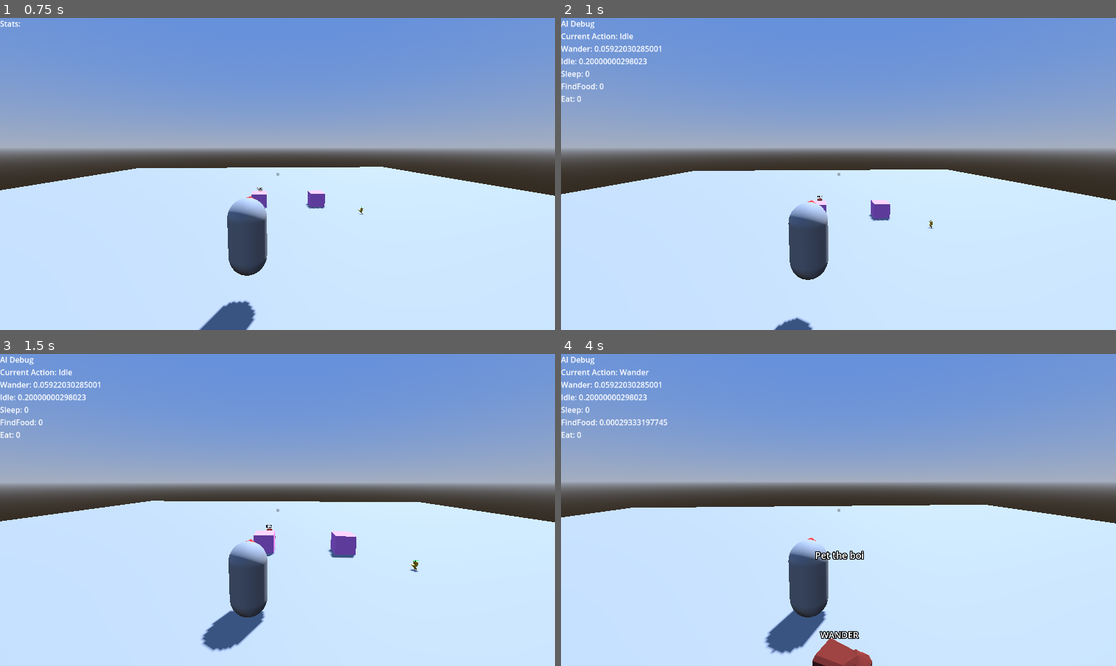
Above: before the commit, frames 1-4 (two rows, left to right).
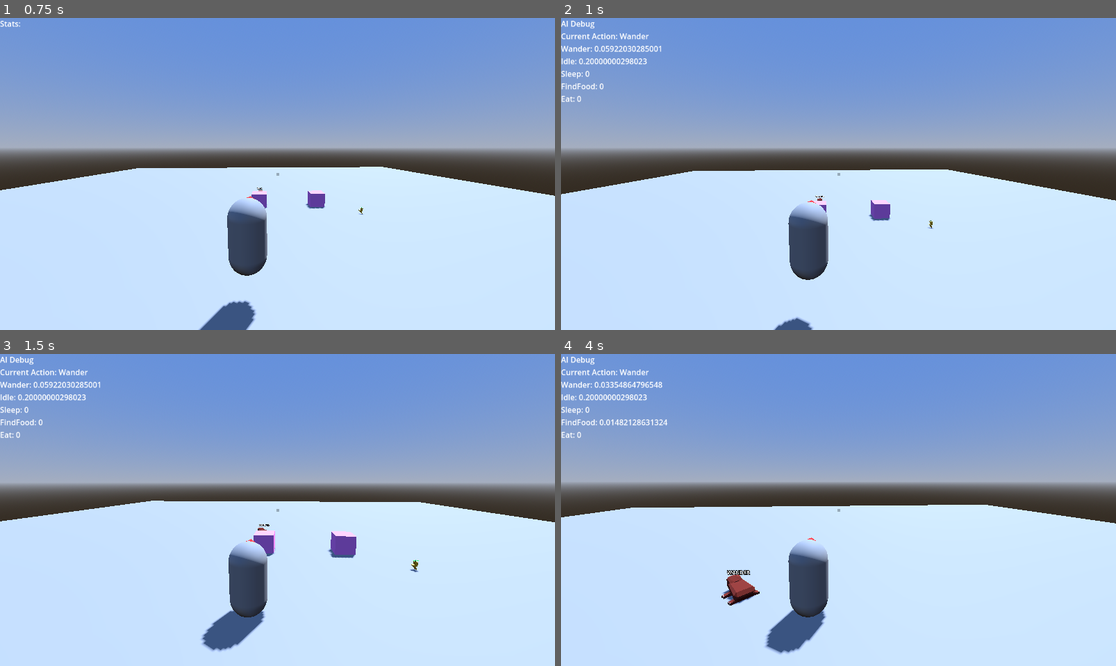
Above: after the commit, the same moments.

Repository: TrevorWM/BuddyGame
Game: Godot game, scene res://scenes/main.tscn
The game is run twice, just before and just after one commit, with the same random seed, the same clock (stepped at 60 frames per second) and the same inputs. Before the commit the project starts from res://scenes/world.tscn.
Inputs (mouse positions are in pixels of both pictures, inside the frame that each line leads up to):
- Up to frame 1 (0.75 s): tap Enter (ui_accept) at 0.5 s; move the mouse to (305, 174) at 0.52 s; hold W (move_forward) from 0.53 s (still down); tap Space (cheer) at 0.6 s
- Up to frame 2 (1 s): keep holding W (move_forward); tap Enter (ui_accept) at 0.77 s
- Up to frame 3 (1.5 s): keep holding W (move_forward); move the mouse to (249, 510) at 1.27 s; click (249, 510) at 1.35 s
- Up to frame 4 (4 s): keep holding W (move_forward); tap Enter (ui_accept) at 1.52, 3.02, 3.77 s; move the mouse to (849, 503) at 2.02 s; tap F (interact) at 2.1 s; move the mouse to (832, 516) at 2.77 s; tap Space (cheer) at 2.85 s; move the mouse to (877, 513) at 3.52 s; click (877, 513) at 3.6 s

Frame 1 is identical in both runs. In frame 2, less than 0.1% of the frame differs, in the area x 10-48%, y 4-58%; in frame 3, less than 0.1%; in frame 4, 1.8%, in the area x 0-67%, y 8-100%.

Commit message:
Improve scene swapping and tugofwar buddy hookups

Diff:
--- a/project.godot
+++ b/project.godot
@@ -11,13 +11,14 @@
 [application]
 
 config/name="Buddy Game"
-run/main_scene="res://scenes/world.tscn"
+run/main_scene="res://scenes/main.tscn"
 config/features=PackedStringArray("4.3", "Forward Plus")
 config/icon="res://icon.svg"
 
 [autoload]
 
 Globals="*res://scripts/autoloads/globals.gd"
+SignalBus="*res://scripts/autoloads/signal_bus.gd"
 
 [file_customization]
 
--- a/scenes/player.tscn
+++ b/scenes/characters/player.tscn
@@ -94,5 +94,7 @@
 grow_vertical = 2
 texture = SubResource("CanvasTexture_immcn")
 
+[connection signal="tree_exiting" from="." to="." method="_on_tree_exiting"]
+
 [editable path="PlayerInteractorComponent"]
 [editable path="Grabber"]
--- a/scenes/tug_of_war.tscn
+++ b/scenes/levels/tug_of_war.tscn
@@ -1,6 +1,7 @@
 [gd_scene load_steps=6 format=3 uid="uid://5avicnv0vxfv"]
 
 [ext_resource type="Script" path="res://scripts/minigames/tug_of_war.gd" id="1_v1t23"]
+[ext_resource type="PackedScene" uid="uid://djhljvpaw3vbk" path="res://scenes/ui/tug_of_war_ui.tscn" id="2_wbk5a"]
 
 [sub_resource type="ProceduralSkyMaterial" id="ProceduralSkyMaterial_ncng5"]
 sky_top_color = Color(0.379371, 0.557964, 0.868519, 1)
@@ -16,11 +17,10 @@
 ssao_enabled = true
 sdfgi_enabled = true
 
-[sub_resource type="SphereMesh" id="SphereMesh_5m76t"]
-
 [node name="TugOfWar" type="Node3D" node_paths=PackedStringArray("stat_check_timer")]
 script = ExtResource("1_v1t23")
 stat_check_timer = NodePath("StatCheck")
+tug_of_war_ui = ExtResource("2_wbk5a")
 
 [node name="DirectionalLight3D" type="DirectionalLight3D" parent="."]
 transform = Transform3D(-0.866025, -0.433013, 0.25, 0, 0.5, 0.866025, -0.5, 0.75, -0.433013, 0, 0, 0)
@@ -40,20 +40,14 @@
 size = Vector3(2.21802, 1, 13.2749)
 
 [node name="PlaceholderLeft" type="Node3D" parent="."]
-transform = Transform3D(1, 0, 0, 0, 1, 0, 0, 0, 1, -3.96363, 1.2202, -3.6884)
-
-[node name="MeshInstance3D" type="MeshInstance3D" parent="PlaceholderLeft"]
-mesh = SubResource("SphereMesh_5m76t")
+transform = Transform3D(-4.37114e-08, 0, -1, 0, 1, 0, 1, 0, -4.37114e-08, -3.964, 0.75, -3.688)
 
 [node name="Label3D" type="Label3D" parent="PlaceholderLeft"]
 transform = Transform3D(1, 0, 0, 0, 1, 0, 0, 0, 1, 0, 1, 0)
 billboard = 1
 
 [node name="PlaceholderRight" type="Node3D" parent="."]
-transform = Transform3D(1, 0, 0, 0, 1, 0, 0, 0, 1, 3.78843, 1.2202, -3.6884)
-
-[node name="MeshInstance3D" type="MeshInstance3D" parent="PlaceholderRight"]
-mesh = SubResource("SphereMesh_5m76t")
+transform = Transform3D(-4.37114e-08, 0, 1, 0, 1, 0, -1, 0, -4.37114e-08, 3.788, 0.75, -3.688)
 
 [node name="Label3D" type="Label3D" parent="PlaceholderRight"]
 transform = Transform3D(1, 0, 0, 0, 1, 0, 0, 0, 1, 0, 1, 0)
@@ -70,46 +64,4 @@
 transform = Transform3D(1, 0, 0, 0, 1, 0, 0, 0, 1, 0, 2, -3)
 billboard = 1
 
-[node name="UI" type="Control" parent="."]
-layout_mode = 3
-anchors_preset = 15
-anchor_right = 1.0
-anchor_bottom = 1.0
-grow_horizontal = 2
-grow_vertical = 2
-
-[node name="PanelContainer" type="PanelContainer" parent="UI"]
-layout_mode = 1
-anchors_preset = 8
-anchor_left = 0.5
-anchor_top = 0.5
-anchor_right = 0.5
-anchor_bottom = 0.5
-offset_left = -72.5
-offset_top = -46.5
-offset_right = 72.5
-offset_bottom = 46.5
-grow_horizontal = 2
-grow_vertical = 2
-
-[node name="VBoxContainer" type="VBoxContainer" parent="UI/PanelContainer"]
-layout_mode = 2
-
-[node name="Label" type="Label" parent="UI/PanelContainer/VBoxContainer"]
-layout_mode = 2
-text = "Select Your Buddy!"
-
-[node name="BuddyGrid" type="GridContainer" parent="UI/PanelContainer/VBoxContainer"]
-layout_mode = 2
-
-[node name="SlothButton" type="Button" parent="UI/PanelContainer/VBoxContainer/BuddyGrid"]
-layout_mode = 2
-text = "Sloth"
-
-[node name="DogButton" type="Button" parent="UI/PanelContainer/VBoxContainer/BuddyGrid"]
-layout_mode = 2
-text = "Dog"
-
 [connection signal="timeout" from="StatCheck" to="." method="_on_stat_check_timeout"]
-[connection signal="pressed" from="UI/PanelContainer/VBoxContainer/BuddyGrid/SlothButton" to="." method="_on_sloth_button_pressed"]
-[connection signal="pressed" from="UI/PanelContainer/VBoxContainer/BuddyGrid/DogButton" to="." method="_on_dog_button_pressed"]
--- a/scenes/world.tscn
+++ b/scenes/levels/world.tscn
@@ -1,10 +1,12 @@
-[gd_scene load_steps=16 format=3 uid="uid://bhoo4pm1mwoxd"]
+[gd_scene load_steps=18 format=3 uid="uid://bhoo4pm1mwoxd"]
 
-[ext_resource type="PackedScene" uid="uid://c82wmbywkux6w" path="res://scenes/player.tscn" id="1_n7tn8"]
-[ext_resource type="PackedScene" uid="uid://cs7ufcprscwtt" path="res://scenes/buddy.tscn" id="2_rrblp"]
+[ext_resource type="PackedScene" uid="uid://c82wmbywkux6w" path="res://scenes/characters/player.tscn" id="1_n7tn8"]
+[ext_resource type="PackedScene" uid="uid://cs7ufcprscwtt" path="res://scenes/characters/buddy.tscn" id="2_rrblp"]
 [ext_resource type="PackedScene" uid="uid://brmb3vjf5nbsb" path="res://assets/models/buddy/sloth/sloth.glb" id="3_8f1lq"]
-[ext_resource type="PackedScene" uid="uid://cgld3uom0jokk" path="res://scenes/food.tscn" id="4_dgxo0"]
+[ext_resource type="PackedScene" uid="uid://cgld3uom0jokk" path="res://scenes/items/food.tscn" id="4_dgxo0"]
 [ext_resource type="Script" path="res://scripts/resources/buddy.gd" id="4_yj020"]
+[ext_resource type="PackedScene" uid="uid://tlgqrs46k7au" path="res://scenes/objects/zone_changer.tscn" id="6_p7olh"]
+[ext_resource type="PackedScene" uid="uid://5avicnv0vxfv" path="res://scenes/levels/tug_of_war.tscn" id="7_g0gpm"]
 
 [sub_resource type="ProceduralSkyMaterial" id="ProceduralSkyMaterial_2hh0y"]
 sky_top_color = Color(0.379371, 0.557964, 0.868519, 1)
@@ -121,6 +123,11 @@
 [node name="Food" parent="." instance=ExtResource("4_dgxo0")]
 transform = Transform3D(1, 0, 0, 0, 1, 0, 0, 0, 1, 6.34056, 1.08569, 4.696)
 
+[node name="TugOfWarZoneChange" parent="." instance=ExtResource("6_p7olh")]
+transform = Transform3D(1, 0, 0, 0, 1, 0, 0, 0, 1, -11.7499, 0, 15.7066)
+new_scene = ExtResource("7_g0gpm")
+level_text = "Tug Of War"
+
 [editable path="Player"]
 [editable path="Player/PlayerInteractorComponent"]
 [editable path="Player/Grabber"]
--- /dev/null
+++ b/scenes/main.tscn
@@ -0,0 +1,23 @@
+[gd_scene load_steps=4 format=3 uid="uid://drjapwl0uc115"]
+
+[ext_resource type="Script" path="res://scripts/utility/main.gd" id="1_ld1j1"]
+[ext_resource type="PackedScene" uid="uid://cr717cfwd01jj" path="res://scenes/ui/main_menu.tscn" id="2_k354j"]
+[ext_resource type="PackedScene" uid="uid://bhoo4pm1mwoxd" path="res://scenes/levels/world.tscn" id="3_6e5wn"]
+
+[node name="Main" type="Node"]
+script = ExtResource("1_ld1j1")
+main_menu = ExtResource("2_k354j")
+testing = true
+test_scene = ExtResource("3_6e5wn")
+
+[node name="LevelContainer" type="Node" parent="."]
+unique_name_in_owner = true
+
+[node name="UIContainer" type="Control" parent="."]
+unique_name_in_owner = true
+layout_mode = 3
+anchors_preset = 15
+anchor_right = 1.0
+anchor_bottom = 1.0
+grow_horizontal = 2
+grow_vertical = 2
--- /dev/null
+++ b/scenes/objects/zone_changer.tscn
@@ -0,0 +1,23 @@
+[gd_scene load_steps=3 format=3 uid="uid://tlgqrs46k7au"]
+
+[ext_resource type="Script" path="res://scripts/utility/zone_changer.gd" id="1_4mdpb"]
+
+[sub_resource type="BoxShape3D" id="BoxShape3D_vsixx"]
+size = Vector3(3.44006, 2.93408, 3.31586)
+
+[node name="ZoneChanger" type="Node3D"]
+script = ExtResource("1_4mdpb")
+
+[node name="Area3D" type="Area3D" parent="."]
+
+[node name="CollisionShape3D" type="CollisionShape3D" parent="Area3D"]
+transform = Transform3D(1, 0, 0, 0, 1, 0, 0, 0, 1, 0, 1, 0)
+shape = SubResource("BoxShape3D_vsixx")
+
+[node name="ZoneName" type="Label3D" parent="."]
+transform = Transform3D(1, 0, 0, 0, 1, 0, 0, 0, 1, 0, 2.5, 0)
+billboard = 1
+text = "Placeholder"
+font_size = 64
+
+[connection signal="body_entered" from="Area3D" to="." method="_on_area_3d_body_entered"]
--- /dev/null
+++ b/scenes/ui/main_menu.tscn
@@ -0,0 +1,70 @@
+[gd_scene load_steps=4 format=3 uid="uid://cr717cfwd01jj"]
+
+[ext_resource type="Script" path="res://scripts/ui/main_menu.gd" id="1_pvq1p"]
+[ext_resource type="PackedScene" uid="uid://bhoo4pm1mwoxd" path="res://scenes/levels/world.tscn" id="2_desw8"]
+
+[sub_resource type="LabelSettings" id="LabelSettings_e8ked"]
+font_size = 64
+
+[node name="MainMenu" type="Control"]
+layout_mode = 3
+anchors_preset = 15
+anchor_right = 1.0
+anchor_bottom = 1.0
+grow_horizontal = 2
+grow_vertical = 2
+script = ExtResource("1_pvq1p")
+new_game_scene = ExtResource("2_desw8")
+
+[node name="MarginContainer" type="MarginContainer" parent="."]
+layout_mode = 1
+anchors_preset = 15
+anchor_right = 1.0
+anchor_bottom = 1.0
+grow_horizontal = 2
+grow_vertical = 2
+theme_override_constants/margin_left = 50
+theme_override_constants/margin_top = 50
+theme_override_constants/margin_right = 50
+theme_override_constants/margin_bottom = 50
+
+[node name="VBoxContainer" type="VBoxContainer" parent="MarginContainer"]
+layout_mode = 2
+
+[node name="Title" type="Label" parent="MarginContainer/VBoxContainer"]
+layout_mode = 2
+text = "Buddy Game :) WIP"
+label_settings = SubResource("LabelSettings_e8ked")
+horizontal_alignment = 1
+
+[node name="HBoxContainer" type="HBoxContainer" parent="MarginContainer/VBoxContainer"]
+layout_mode = 2
+size_flags_vertical = 3
+
+[node name="VBoxContainer" type="VBoxContainer" parent="MarginContainer/VBoxContainer/HBoxContainer"]
+layout_mode = 2
+size_flags_horizontal = 0
+theme_override_constants/separation = 10
+
+[node name="TopSpacer" type="Control" parent="MarginContainer/VBoxContainer/HBoxContainer/VBoxContainer"]
+layout_mode = 2
+size_flags_vertical = 3
+
+[node name="NewGame" type="Button" parent="MarginContainer/VBoxContainer/HBoxContainer/VBoxContainer"]
+layout_mode = 2
+text = "New Game"
+
+[node name="LoadGame" type="Button" parent="MarginContainer/VBoxContainer/HBoxContainer/VBoxContainer"]
+layout_mode = 2
+text = "Load Game"
+
+[node name="QuitGame" type="Button" parent="MarginContainer/VBoxContainer/HBoxContainer/VBoxContainer"]
+layout_mode = 2
+text = "Quit Game"
+
+[node name="BottomSpacer" type="Control" parent="MarginContainer/VBoxContainer/HBoxContainer/VBoxContainer"]
+layout_mode = 2
+size_flags_vertical = 3
+
+[connection signal="pressed" from="MarginContainer/VBoxContainer/HBoxContainer/VBoxContainer/NewGame" to="." method="_on_new_game_pressed"]
+[connection signal="pressed" from="MarginContainer/VBoxContainer/HBoxContainer/VBoxContainer/QuitGame" to="." method="_on_quit_game_pressed"]
--- /dev/null
+++ b/scenes/ui/tug_of_war_ui.tscn
@@ -0,0 +1,59 @@
+[gd_scene load_steps=4 format=3 uid="uid://djhljvpaw3vbk"]
+
+[ext_resource type="Script" path="res://scripts/ui/tug_of_war_ui.gd" id="1_bk74x"]
+[ext_resource type="PackedScene" uid="uid://cy6phdeeqp0bi" path="res://scenes/ui/ui_components/buddy_button.tscn" id="2_ksmjp"]
+
+[sub_resource type="StyleBoxFlat" id="StyleBoxFlat_lofda"]
+bg_color = Color(0.147672, 0.147672, 0.147672, 1)
+border_width_left = 5
+border_width_top = 5
+border_width_right = 5
+border_width_bottom = 5
+border_blend = true
+
+[node name="TugOfWarUI" type="Control"]
+layout_mode = 3
+anchors_preset = 15
+anchor_right = 1.0
+anchor_bottom = 1.0
+grow_horizontal = 2
+grow_vertical = 2
+script = ExtResource("1_bk74x")
+buddy_button = ExtResource("2_ksmjp")
+
+[node name="PanelContainer" type="PanelContainer" parent="."]
+layout_mode = 1
+anchors_preset = 8
+anchor_left = 0.5
+anchor_top = 0.5
+anchor_right = 0.5
+anchor_bottom = 0.5
+offset_left = -262.5
+offset_top = -20.0
+offset_right = 262.5
+offset_bottom = 20.0
+grow_horizontal = 2
+grow_vertical = 2
+theme_override_styles/panel = SubResource("StyleBoxFlat_lofda")
+
+[node name="VBoxContainer" type="VBoxContainer" parent="PanelContainer"]
+layout_mode = 2
+
+[node name="Label" type="Label" parent="PanelContainer/VBoxContainer"]
+layout_mode = 2
+text = "Select Your Buddy!"
+horizontal_alignment = 1
+
+[node name="MarginContainer" type="MarginContainer" parent="PanelContainer/VBoxContainer"]
+layout_mode = 2
+theme_override_constants/margin_left = 10
+theme_override_constants/margin_top = 5
+theme_override_constants/margin_right = 10
+theme_override_constants/margin_bottom = 5
+
+[node name="BuddyGrid" type="GridContainer" parent="PanelContainer/VBoxContainer/MarginContainer"]
+unique_name_in_owner = true
+layout_mode = 2
+theme_override_constants/h_separation = 5
+theme_override_constants/v_separation = 5
+columns = 5
--- /dev/null
+++ b/scenes/ui/ui_components/buddy_button.tscn
@@ -0,0 +1,42 @@
+[gd_scene load_steps=2 format=3 uid="uid://cy6phdeeqp0bi"]
+
+[ext_resource type="Script" path="res://scripts/ui/ui_components/buddy_button.gd" id="1_x0fna"]
+
+[node name="BuddyButton" type="Control"]
+custom_minimum_size = Vector2(100, 100)
+layout_mode = 3
+anchors_preset = 8
+anchor_left = 0.5
+anchor_top = 0.5
+anchor_right = 0.5
+anchor_bottom = 0.5
+offset_left = -50.0
+offset_top = -50.0
+offset_right = 50.0
+offset_bottom = 50.0
+grow_horizontal = 2
+grow_vertical = 2
+script = ExtResource("1_x0fna")
+metadata/_edit_use_anchors_ = true
+
+[node name="PanelContainer" type="PanelContainer" parent="."]
+custom_minimum_size = Vector2(100, 100)
+layout_mode = 1
+anchors_preset = 15
+anchor_right = 1.0
+anchor_bottom = 1.0
+grow_horizontal = 2
+grow_vertical = 2
+
+[node name="Label" type="Label" parent="PanelContainer"]
+unique_name_in_owner = true
+layout_mode = 2
+size_flags_vertical = 8
+theme_override_font_sizes/font_size = 16
+text = "Name"
+horizontal_alignment = 1
+
+[node name="TextureButton" type="TextureButton" parent="PanelContainer"]
+layout_mode = 2
+
+[connection signal="pressed" from="PanelContainer/TextureButton" to="." method="_on_texture_button_pressed"]
--- a/scripts/autoloads/globals.gd
+++ b/scripts/autoloads/globals.gd
@@ -12,6 +12,8 @@
 	HUNGER,
 }
 
+var main_scene: Main = preload("res://scenes/main.tscn").instantiate()
+
 var current_buddies: Array[BuddyResource] = [
 	preload("res://assets/resources/sloth_buddy.tres"),
 	preload("res://assets/resources/dog_buddy.tres")]
--- /dev/null
+++ b/scripts/autoloads/signal_bus.gd
@@ -0,0 +1,3 @@
+extends Node
+
+signal buddy_selected(buddy_resource: BuddyResource)
--- a/scripts/minigames/tug_of_war.gd
+++ b/scripts/minigames/tug_of_war.gd
@@ -2,6 +2,7 @@
 extends Node3D
 
 @export var stat_check_timer: Timer
+@export var tug_of_war_ui: PackedScene
 
 var left_buddy: BuddyResource
 var right_buddy: BuddyResource
@@ -33,6 +34,16 @@
 	WINNER,
 	ENDGAME,
 }
+
+func _ready() -> void:
+	if not Globals.main_scene:
+		printerr("%s could not find main scene" % self.name)
+		return
+
+	var ui_instance = tug_of_war_ui.instantiate()
+	ui_instance.init()
+	Globals.main_scene.add_ui_node(ui_instance)
+	SignalBus.buddy_selected.connect(buddy_selected)
 
 func _on_stat_check_timeout():
 	var left_roll: int = 0
@@ -70,9 +81,13 @@
 	if left_roll > right_roll:
 		print("Left tugs")
 		rope_position -= (left_roll - right_roll)
+		$PlaceholderLeft.position.x -= (left_roll - right_roll) * 0.05
+		$PlaceholderRight.position.x -= (left_roll - right_roll) * 0.05
 	elif right_roll > left_roll:
 		print("Right tugs")
 		rope_position += (right_roll - left_roll)
+		$PlaceholderLeft.position.x += (right_roll - left_roll) * 0.05
+		$PlaceholderRight.position.x += (right_roll - left_roll) * 0.05
 	else:
 		print("Tie!")
 
@@ -114,25 +129,29 @@
 	left_current_energy = left_buddy.energy
 	left_start_energy = left_buddy.energy
 
+	if left_buddy.buddy_mesh:
+		$PlaceholderLeft.add_child(left_buddy.buddy_mesh.instantiate())
+
 	right_start_muscle = right_buddy.muscle
 	right_current_muscle = right_buddy.muscle
 	right_current_energy = right_buddy.energy
 	right_start_energy = right_buddy.energy
 
+	if right_buddy.buddy_mesh:
+		$PlaceholderRight.add_child(right_buddy.buddy_mesh.instantiate())
+
+func buddy_selected(buddy_resource: BuddyResource) -> void:
+	print("Game sees you selected a buddy!")
+
+	# Disconnect from the signal to prevent weird things from happening
+	SignalBus.buddy_selected.disconnect(buddy_selected)
+
+	left_buddy = buddy_resource
+	right_buddy = Globals.current_buddies.pick_random()
+	start_game()
+
 func start_game() -> void:
+	Globals.main_scene.hide_ui()
 	init_buddy_stats()
 	stat_check_timer.start()
 	game_state = STATE.RUNNING
-
-func _on_sloth_button_pressed():
-	left_buddy = preload("res://assets/resources/sloth_buddy.tres")
-	right_buddy = preload("res://assets/resources/dog_buddy.tres")
-	$UI.hide()
-	start_game()
-
-
-func _on_dog_button_pressed():
-	left_buddy = Globals.current_buddies[1]
-	right_buddy = Globals.current_buddies[0]
-	$UI.hide()
-	start_game()
--- a/scripts/player.gd
+++ b/scripts/player.gd
@@ -59,3 +59,7 @@
 func handle_interact() -> void:
 	if Input.is_action_just_pressed("interact"):
 		interactor_component.interact()
+
+
+func _on_tree_exiting() -> void:
+	Input.mouse_mode = Input.MOUSE_MODE_VISIBLE
--- /dev/null
+++ b/scripts/ui/main_menu.gd
@@ -0,0 +1,11 @@
+class_name MainMenu
+extends Control
+
+@export var new_game_scene: PackedScene
+
+func _on_quit_game_pressed() -> void:
+	get_tree().quit()
+
+func _on_new_game_pressed() -> void:
+	if Globals.main_scene != null:
+		Globals.main_scene.change_scenes(new_game_scene)
--- /dev/null
+++ b/scripts/ui/tug_of_war_ui.gd
@@ -0,0 +1,10 @@
+class_name TugOfWarUI
+extends Control
+
+@export var buddy_button: PackedScene
+
+func init() -> void:
+	for buddy: BuddyResource in Globals.current_buddies:
+		var button_instance: BuddyButton = buddy_button.instantiate()
+		button_instance.init(buddy)
+		%BuddyGrid.add_child(button_instance)
--- /dev/null
+++ b/scripts/ui/ui_components/buddy_button.gd
@@ -0,0 +1,12 @@
+class_name BuddyButton
+extends Control
+
+var buddy_resource: BuddyResource
+
+func init(resource: BuddyResource) -> void:
+	buddy_resource = resource
+	%Label.text = buddy_resource.buddy_name
+
+
+func _on_texture_button_pressed() -> void:
+	SignalBus.buddy_selected.emit(buddy_resource)
--- /dev/null
+++ b/scripts/utility/main.gd
@@ -0,0 +1,57 @@
+class_name Main
+extends Node
+
+@export var main_menu: PackedScene
+@export var testing: bool = false
+@export var test_scene: PackedScene
+
+@onready var level_container: Node = %LevelContainer
+@onready var ui_container: Control = %UIContainer
+
+
+# Called when the node enters the scene tree for the first time.
+func _ready() -> void:
+	Globals.main_scene = self
+
+	if testing:
+		add_level_scene(test_scene)
+		return
+
+	var main_menu_instance = main_menu.instantiate()
+	ui_container.add_child(main_menu_instance)
+
+func remove_level_scene() -> void:
+	var level_nodes = level_container.get_children()
+
+	for node in level_nodes:
+		node.queue_free()
+
+func add_level_scene(new_scene: PackedScene) -> void:
+	var scene_instance = new_scene.instantiate()
+	level_container.add_child(scene_instance)
+
+func change_scenes(new_scene: PackedScene, remove_ui: bool = true) -> void:
+	if remove_ui:
+		remove_ui_node()
+
+	if level_container.get_child_count() > 0:
+		remove_level_scene()
+
+	add_level_scene(new_scene)
+
+func remove_ui_node() -> void:
+	var ui_nodes = ui_container.get_children()
+
+	for node in ui_nodes:
+		node.queue_free()
+
+func add_ui_node(scene_instance: Control) -> void:
+	ui_container.add_child(scene_instance)
+
+func hide_ui() -> void:
+	for node in ui_container.get_children():
+		node.hide()
+
+func show_ui() -> void:
+	for node in ui_container.get_children():
+		node.show()
--- /dev/null
+++ b/scripts/utility/zone_changer.gd
@@ -0,0 +1,20 @@
+class_name ZoneChanger
+extends Node3D
+
+@export var new_scene: PackedScene
+@export var level_text: String
+
+func _ready() -> void:
+	if level_text.is_empty():
+		printerr("No level text given for %s zone changer" % self.name)
+		return
+
+	$ZoneName.text = level_text
+
+func _on_area_3d_body_entered(body: Node3D) -> void:
+	if new_scene == null:
+		printerr("No scene connected to %s zone changer." % $ZoneName.text)
+		return
+
+	if body.is_in_group("Player"):
+		Globals.main_scene.change_scenes(new_scene)
Renamed: scenes/buddy.tscn -> scenes/characters/buddy.tscn
Renamed: scenes/food.tscn -> scenes/items/food.tscn
